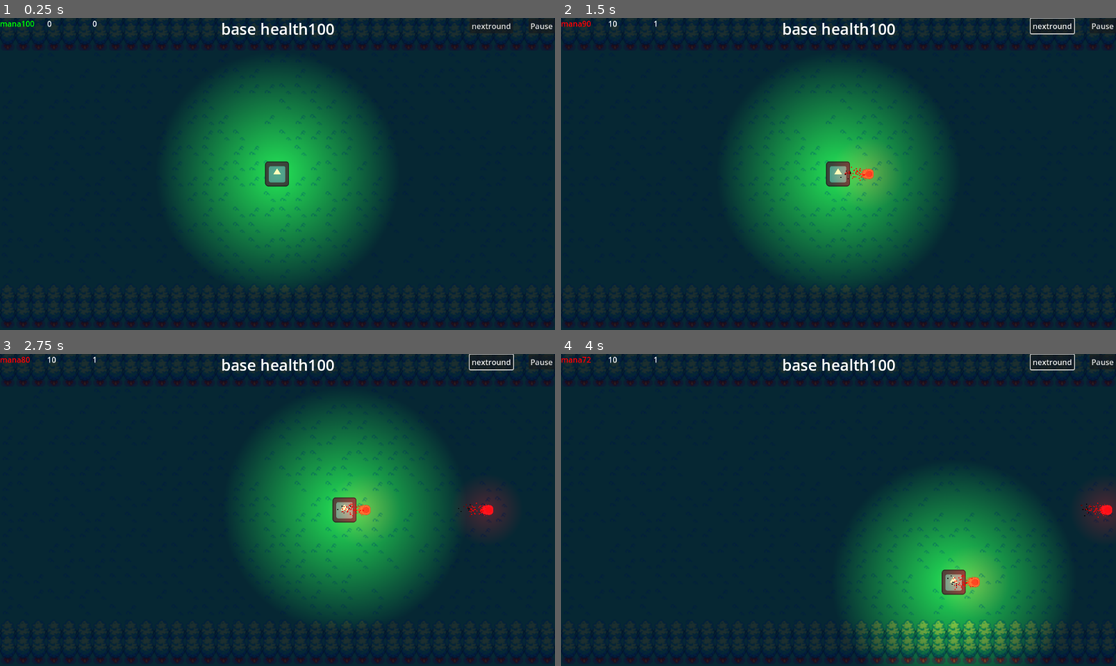
Above: before the commit, frames 1-4 (two rows, left to right).
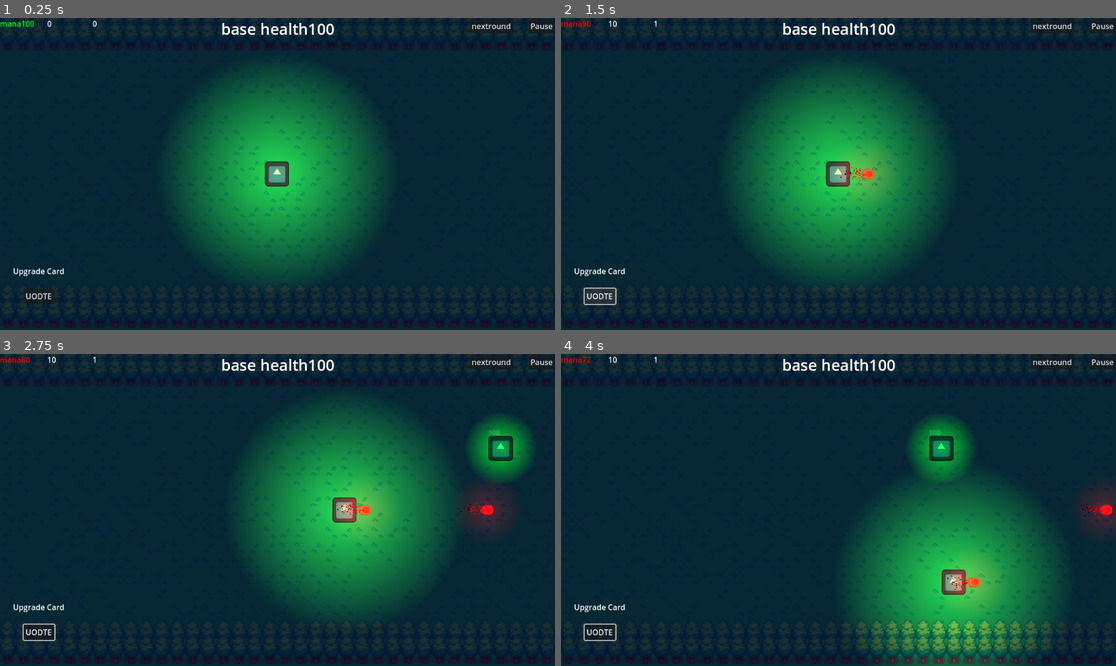
Above: after the commit, the same moments.

Repository: axel-bromee/pirp
Game: Godot game, scene res://scens/map.tscn
The game is run twice, just before and just after one commit, with the same random seed, the same clock (stepped at 60 frames per second) and the same inputs. The engine's default icon, where the game draws it, is replaced by a stand-in: a white triangle on a blue panel in a dark square.
Inputs (mouse positions are in pixels of both pictures, inside the frame that each line leads up to):
- Up to frame 1 (0.25 s): no input
- Up to frame 2 (1.5 s): click "nextround" at 0.5 s; click (599, 295) at 1.25 s, where only the run after the commit has a clickable "UODTE"
- Up to frame 3 (2.75 s): move the mouse to (399, 494) at 2.02 s; press the mouse at (399, 494) at 2.03 s; hold D (right) from 2.03 s (still down)
- Up to frame 4 (4 s): move the mouse to (727, 525) at 2.77 s; release D (right) at 2.78 s; release the mouse at (727, 525) at 2.78 s; hold S (down) 2.78-3.53 s; right-click (727, 525) at 2.85 s; click (727, 525) at 3.05 s; move the mouse to (894, 441) at 3.52 s; press the mouse at (894, 441) at 3.53 s; hold D (right) from 3.53 s (still down)

The runs differ from the first frame. In frame 1, 0.2% of the frame differs, in the area x 2-12%, y 80-91%; in frame 2, 0.5%; in frame 3, 2.0%; in frame 4, 2.0%, in the area x 2-93%, y 0-92%.

Commit message:
card tamplet and some optamazation

Diff:
--- /dev/null
+++ b/scens/card.tscn
@@ -0,0 +1,35 @@
+[gd_scene load_steps=2 format=3 uid="uid://c6ufw1hilawpn"]
+
+[ext_resource type="Script" uid="uid://bdfo52lry0ceg" path="res://scripts/card.gd" id="1_uqk5j"]
+
+[node name="card" type="Control"]
+layout_mode = 3
+anchors_preset = 15
+anchor_right = 1.0
+anchor_bottom = 1.0
+offset_left = -80.0
+offset_top = -128.0
+offset_right = -1088.0
+offset_bottom = -552.0
+grow_horizontal = 2
+grow_vertical = 2
+script = ExtResource("1_uqk5j")
+
+[node name="RichTextLabel" type="RichTextLabel" parent="."]
+layout_mode = 0
+offset_left = -144.0
+offset_top = 88.0
+offset_right = 304.0
+offset_bottom = 152.0
+text = "Upgrade Card"
+horizontal_alignment = 1
+
+[node name="Button" type="Button" parent="."]
+layout_mode = 0
+offset_left = 48.0
+offset_top = 136.0
+offset_right = 112.0
+offset_bottom = 168.0
+text = "UODTE"
+
+[connection signal="pressed" from="Button" to="." method="_on_button_pressed"]
--- a/scens/map.tscn
+++ b/scens/map.tscn
@@ -1,10 +1,11 @@
-[gd_scene load_steps=14 format=4 uid="uid://cno3h3ogian80"]
+[gd_scene load_steps=15 format=4 uid="uid://cno3h3ogian80"]
 
 [ext_resource type="PackedScene" uid="uid://btkshog85osn2" path="res://scens/charecter.tscn" id="1_buwpt"]
 [ext_resource type="Texture2D" uid="uid://dx3jnwmncx7oh" path="res://art/World of Solaria New Style DEMO.png" id="2_bcg8a"]
 [ext_resource type="PackedScene" uid="uid://bjbe11w4se888" path="res://scens/base.tscn" id="3_1qhvb"]
 [ext_resource type="PackedScene" uid="uid://2r4bduup0i4y" path="res://scens/spawner.tscn" id="3_ri7cp"]
 [ext_resource type="Texture2D" uid="uid://c2ddvfjcon80b" path="res://art/light.webp" id="3_wvn8m"]
+[ext_resource type="PackedScene" uid="uid://c6ufw1hilawpn" path="res://scens/card.tscn" id="4_q25v5"]
 
 [sub_resource type="TileSetAtlasSource" id="TileSetAtlasSource_ri7cp"]
 texture = ExtResource("2_bcg8a")
@@ -184,6 +185,7 @@
 offset_bottom = 23.0
 text = "100"
 label_settings = SubResource("LabelSettings_buwpt")
+metadata/_edit_use_anchors_ = true
 
 [node name="Label" type="Label" parent="CanvasLayer"]
 anchors_preset = 5
@@ -196,12 +198,14 @@
 text = "100"
 label_settings = SubResource("LabelSettings_ri7cp")
 horizontal_alignment = 1
+metadata/_edit_use_anchors_ = true
 
 [node name="round" type="Label" parent="CanvasLayer"]
 offset_left = 192.0
 offset_right = 232.0
 offset_bottom = 23.0
 text = "1"
+metadata/_edit_use_anchors_ = true
 
 [node name="goblins" type="Label" parent="CanvasLayer"]
 offset_left = 98.0
@@ -209,6 +213,7 @@
 offset_bottom = 23.0
 scale = Vector2(1, 1.01318)
 text = "10"
+metadata/_edit_use_anchors_ = true
 
 [node name="PauseButton" type="Button" parent="CanvasLayer"]
 anchors_preset = 1
@@ -219,6 +224,7 @@
 offset_bottom = 32.0
 grow_horizontal = 0
 text = "Pause"
+metadata/_edit_use_anchors_ = true
 
 [node name="nextround" type="Button" parent="CanvasLayer"]
 anchors_preset = 1
@@ -230,6 +236,17 @@
 offset_bottom = 32.0
 grow_horizontal = 0
 text = "nextround"
+metadata/_edit_use_anchors_ = true
+
+[node name="card" parent="CanvasLayer" instance=ExtResource("4_q25v5")]
+anchors_preset = -1
+anchor_right = 0.033
+anchor_bottom = 0.043
+offset_left = 1.0
+offset_top = 426.0
+offset_right = 106.984
+offset_bottom = 622.136
+metadata/_edit_use_anchors_ = true
 
 [node name="barier" type="Node" parent="."]
 
--- /dev/null
+++ b/scripts/card.gd
@@ -0,0 +1,29 @@
+extends Control
+@onready var CHARECTER = $"../../CharacterBody2D"
+
+func _on_button_pressed() -> void:
+	match randi_range(0,9):
+		0:
+			common_card_mana()
+		1:
+			pass
+		2:
+			pass
+		3:
+			pass
+		4:
+			pass
+		5:
+			pass
+		6:
+			pass
+		7:
+			pass
+		8:
+			pass
+		9:
+			pass
+
+func common_card_mana():
+	CHARECTER.max_mana += 50
+	pass
--- a/scripts/charecter.gd
+++ b/scripts/charecter.gd
@@ -15,6 +15,7 @@
 var regen_time = 1
 var fire_rate = 1
 var can_fire = true
+var damage_modifier = 0
 
 func _ready():
 	pass
@@ -45,6 +46,7 @@
 	can_fire = false
 	var bullet = bullet_sceen.instantiate()
 	bullet.position = position
+	bullet.damage += damage_modifier
 	get_parent().add_child(bullet)
 	fire_coldown.start(fire_rate)
 	mana_coldown.start(regen_time)
--- a/scripts/spawner.gd
+++ b/scripts/spawner.gd
@@ -23,8 +23,12 @@
 func _process(delta):
 	label_goblins.text = str(goblins_left + get_parent().get_node("enemies").get_child_count())
 	label_round.text = str(rounds)
+
 func next_round():
 		rounds += 1
+		#if rounds % 3 == 0:
+			#goblins_extra += 100
+			#spawn_interval = 0
 		goblins_extra += 5
 		goblin_amount = 5 + goblins_extra
 		goblins_left = goblin_amount
@@ -32,13 +36,13 @@
 
 func spawn_goblin():
 	for i in range(goblin_amount):
-		await get_tree().create_timer(spawn_interval).timeout
 		goblins_left -= 1
 		var goblin = goblin_sceen.instantiate()
 		rand_y = randi_range(-0,0)
 		rand_x = randi_range(-100,100)
 		goblin.position = position + Vector2(rand_y,rand_x)
 		get_parent().get_node("enemies").add_child(goblin)
+		await get_tree().create_timer(spawn_interval).timeout
 
 
 func _on_pause_button_pressed() -> void:
Not shown, added: scripts/card.gd.uid
